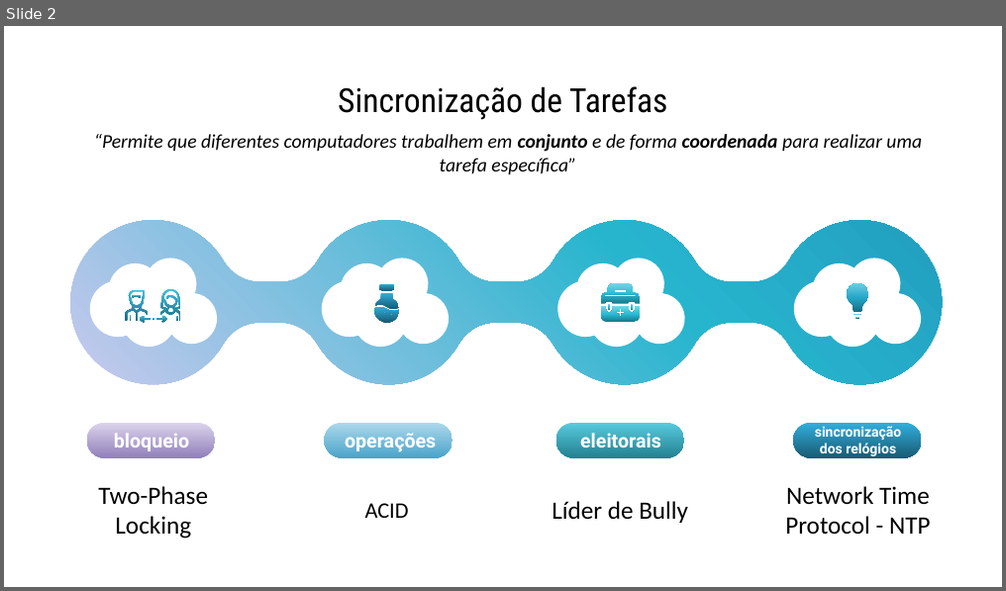
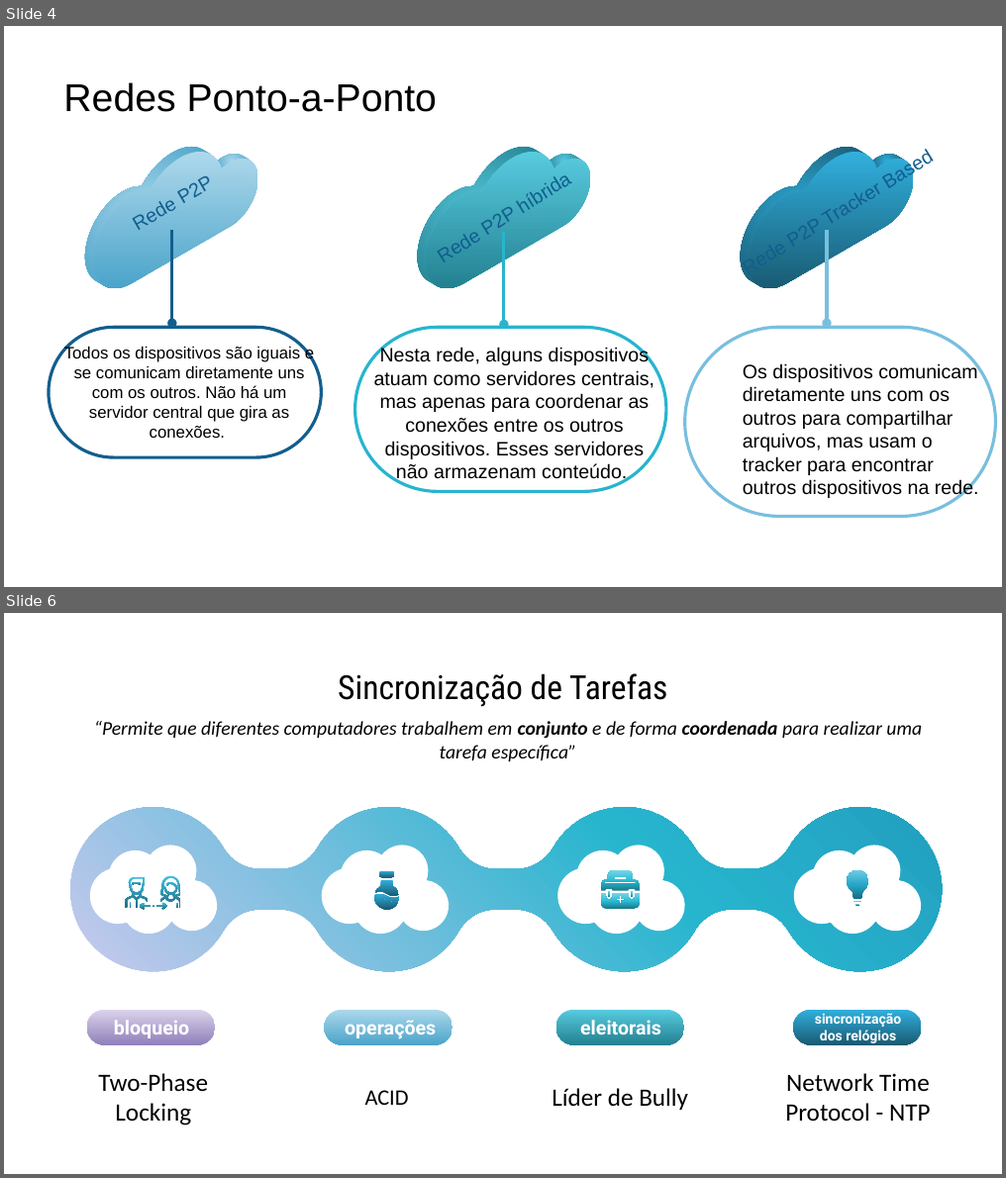
Before and after one commit to VanessaRieven/computacaoNuvemFac, a slide deck: VIOREL - A computacao distribuida.pptx. Shown one above the other, each under a label of ours: slide 2 before the commit, slides 4 and 6 after it; the slides between them are not shown. The pictures are 1006x591 and 1006x1178 pixels, drawn with LibreOffice and Linux fonts; fonts in the diff are those of the drawing. Boxes give left, top, right and bottom in pixels: in the first picture for what was removed or moved away, otherwise in the second. Text is boxed around its words. In the diff, an @@ line names an element or a change of style, - is before the commit and + after.

```diff
--- a/VIOREL - A computacao distribuida.pptx
+++ b/VIOREL - A computacao distribuida.pptx
@@ slide 4 added at (4,26,1002,587), background #FFFFFF @@
@@ text added at (727,26,1002,288), 14 pt, text #125E8D @@
+Rede P2P Tracker Based
@@ text added at (4,63,396,343), 14 pt, text #125E8D @@
+Rede P2P
@@ title added at (63,82,438,112), 28 pt, text #000000 @@
+Redes Ponto-a-Ponto
@@ freeform shape added at (85,147,211,286), fill gradient #ADD8EB to #4BA4CA @@
@@ freeform shape added at (94,152,258,288), fill gradient #ADD8EB to #4BA4CA @@
@@ freeform shape added at (214,154,251,169), fill gradient #ADD8EB to #4BA4CA @@
@@ freeform shape added at (417,147,543,286), fill gradient #58CBDF to #238191 @@
@@ freeform shape added at (425,152,590,288), fill gradient #58CBDF to #238191 @@
@@ freeform shape added at (546,154,583,169), fill gradient #58CBDF to #238191 @@
@@ freeform shape added at (741,147,866,286), fill gradient #31AFDD to #195B73 @@
@@ freeform shape added at (748,152,913,288), fill gradient #31AFDD to #195B73 @@
@@ freeform shape added at (868,154,905,169), fill gradient #31AFDD to #195B73 @@
@@ arrow added from (171, 231) to (171, 323), #125E8D 2.25 pt @@
@@ arrow added from (504, 232) to (504, 324), #27B5CE 2.25 pt @@
@@ arrow added from (827, 231) to (827, 323), #78BFDE 2.25 pt @@
@@ rounded rectangle added at (49,327,322,458), outline #125E8D 2.25 pt @@
@@ text added at (64,345,314,438), 12 pt, text #000000 @@
+Todos os dispositivos são iguais e se comunicam diretamente uns com os outros. Não há um servidor central que gira as conexões.
@@ rounded rectangle added at (355,327,666,492), outline #27B5CE 2.25 pt @@
@@ text added at (374,347,654,483), 14 pt, text #000000 @@
+Nesta rede, alguns dispositivos atuam como servidores centrais, mas apenas para coordenar as conexões entre os outros dispositivos. Esses servidores não armazenam conteúdo.
@@ text added at (436,347,480,365), 14 pt, text #125E8D @@
+Rede P2P híbrida
@@ rounded rectangle added at (684,327,995,517), outline #78BFDE 2.25 pt @@
@@ text added at (743,363,979,499), 14 pt, text #000000 @@
+Os dispositivos comunicam diretamente uns com os outros para compartilhar arquivos, mas usam o tracker para encontrar outros dispositivos na rede.
@@ what was slide 2 is now slide 6 @@
```
Also in this commit, not shown: 2 slides changed, 3 other slides added.
